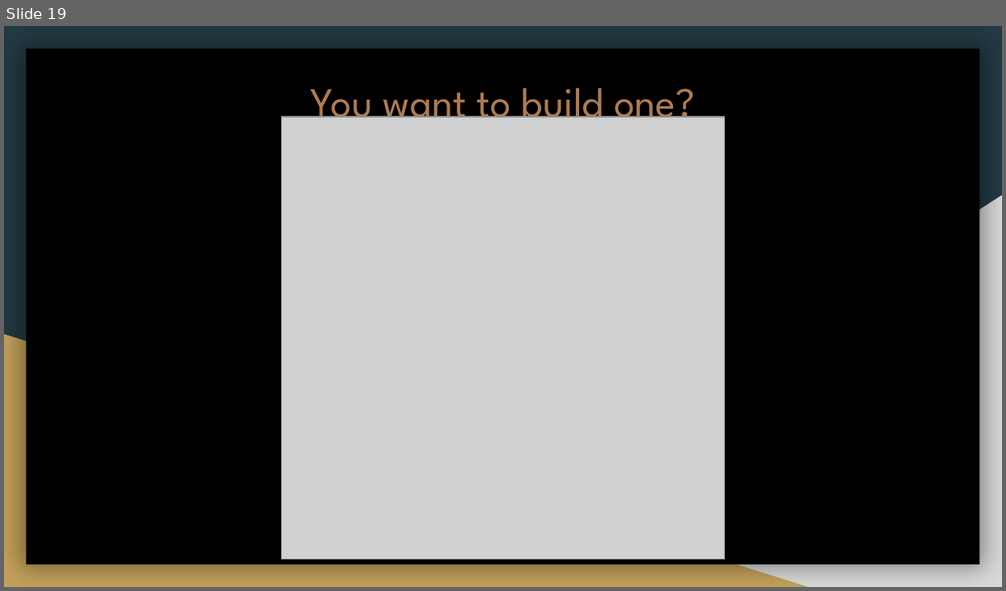
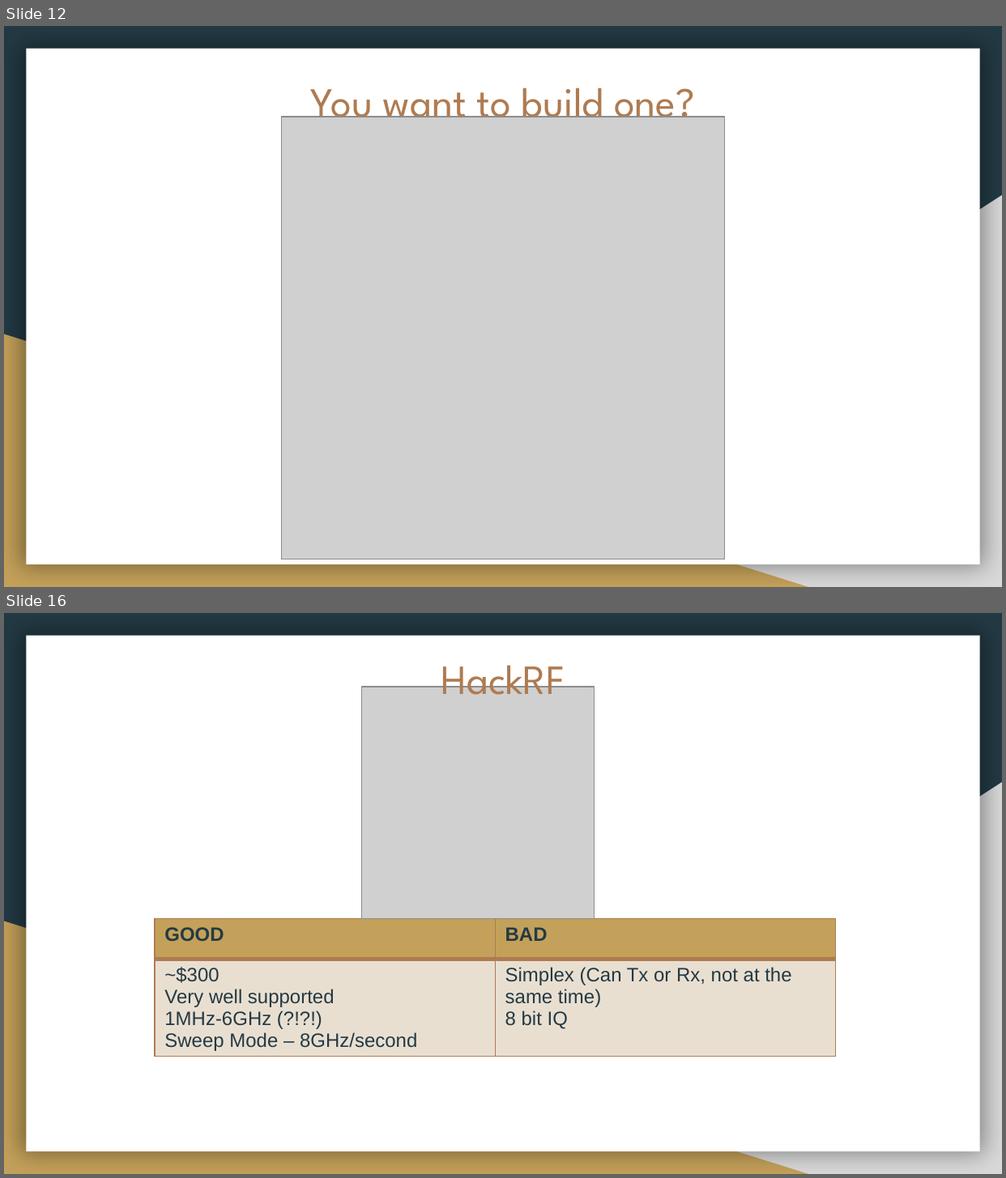
Before and after one commit to backwardn/siginttablet, a slide deck: CircleCityCon 2019/RadioInstigator CCC version.pptx. Shown one above the other, each under a label of ours: slide 19 before the commit, slides 12 and 16 after it; the slides between them are not shown. The pictures are 1006x591 and 1006x1178 pixels, drawn with LibreOffice and Linux fonts; fonts in the diff are those of the drawing; grey boxes stand for pictures. Boxes give left, top, right and bottom in pixels: in the first picture for what was removed or moved away, otherwise in the second. Text is boxed around its words. In the diff, an @@ line names an element or a change of style, - is before the commit and + after.

```diff
--- a/CircleCityCon 2019/RadioInstigator CCC version.pptx
+++ b/CircleCityCon 2019/RadioInstigator CCC version.pptx
@@ slide 16 added at (4,613,1002,1174), background #233A44; not listed: 3 template elements that a slide beside it also shows @@
@@ title added at (441,665,565,706), 30 pt, text #AF7B51 @@
+HackRF
@@ picture added at (361,687,594,919) @@
@@ table added at (155,919,835,1063), 2 rows, 2 columns @@
+GOOD | BAD
+~$300 / Very well supported / 1MHz-6GHz (?!?!) / Sweep Mode – 8GHz/second | Simplex (Can Tx or Rx, not at the same time) / 8 bit IQ
@@ what was slide 19 is now slide 12 @@
@@ slide 12 changed as well @@
@@ rectangle at (26,49,980,565): fill #000000 to #FFFFFF @@
```
Also in this commit, not shown: 14 other slides changed, 15 other slides added, 5 slides removed, 17 other files.
